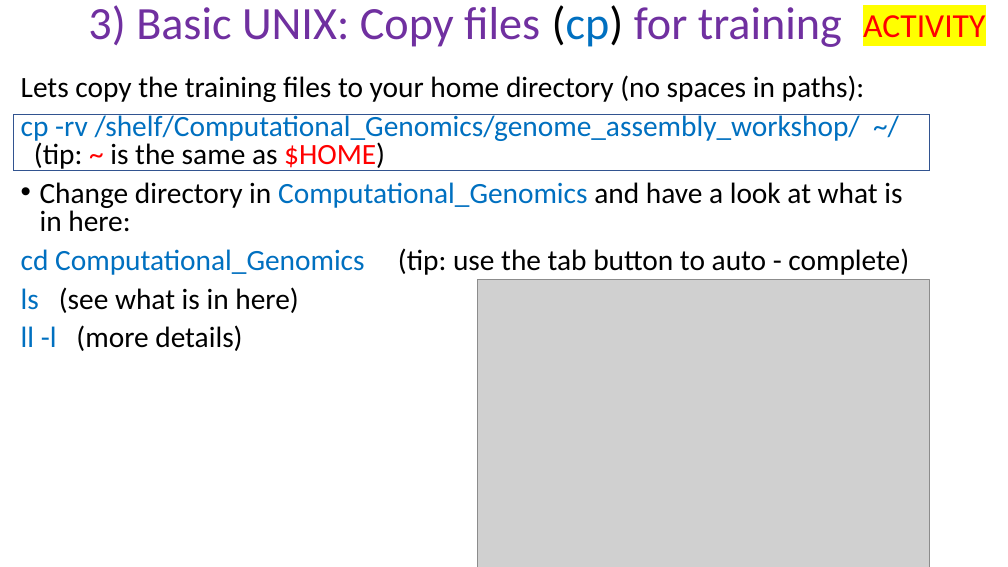
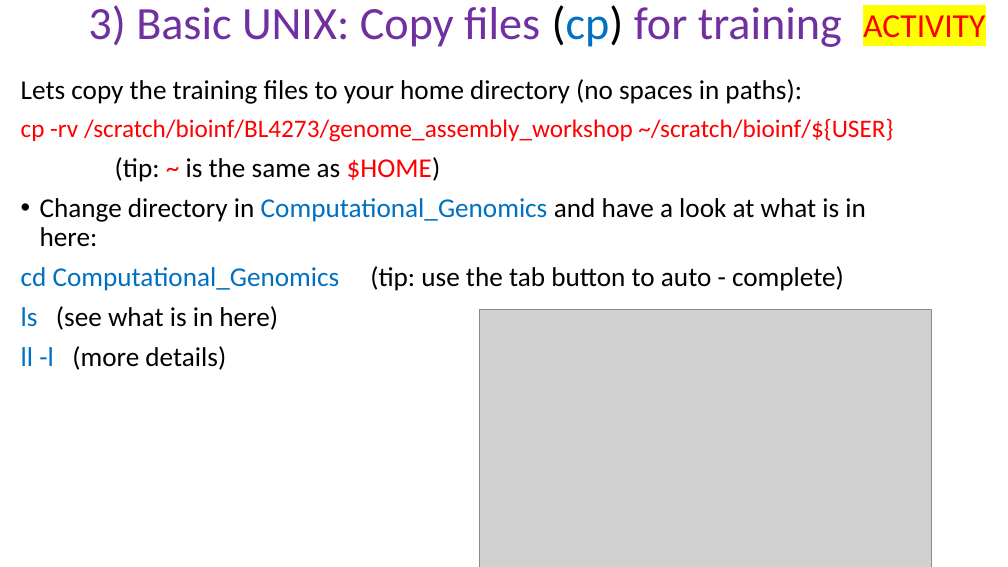
Before and after one commit to peterthorpe5/genome_assembly_workshop, a slide deck: slide 6 of powerpoint/3_basic_UNIX.pptx. Drawn at 1008x567 pixels with LibreOffice and Linux fonts; fonts in the diff are those of the drawing; grey boxes stand for pictures. Boxes give left, top, right and bottom in pixels: in the first picture for what was removed or moved away, otherwise in the second. Text is boxed around its words. In the diff, an @@ line names an element or a change of style, - is before the commit and + after.

```diff
--- a/powerpoint/3_basic_UNIX.pptx
+++ b/powerpoint/3_basic_UNIX.pptx
@@ text at [21, 79, 866, 370]: size 28 to 25.9 pt in "Lets copy the training files to your ...", "Change directory in Computational_Genomics and have a ...", "cd Computational_Genomics (tip: use the tab button ...", "ls (see what is in here)" and 1 more places; line spacing 0.8 to 0.9 @@
@@ rectangle removed at [13, 114, 929, 170] @@
@@ text at [21, 118, 893, 182]: text changed; size 28 to 24.1 pt; text colour #0070C0 to #FF0000 @@
-cp -rv /shelf/Computational_Genomics/genome_assembly_workshop/ ~/ (tip: ~ is the same as $HOME)
+cp -rv /scratch/bioinf/BL4273/genome_assembly_workshop ~/scratch/bioinf/${USER}
+(tip: ~ is the same as $HOME)
@@ picture: place and size @@
-picture at [477, 279, 929, 567]
+picture at [479, 310, 932, 567]
```
Also in this commit, not shown: 2 other slides changed, 23 other files.
